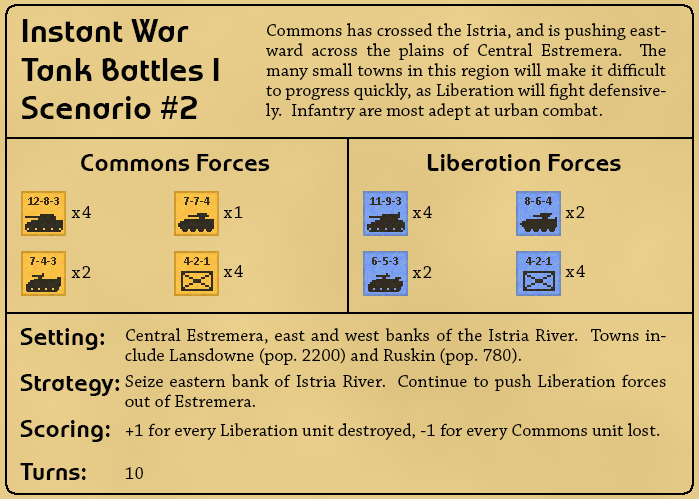
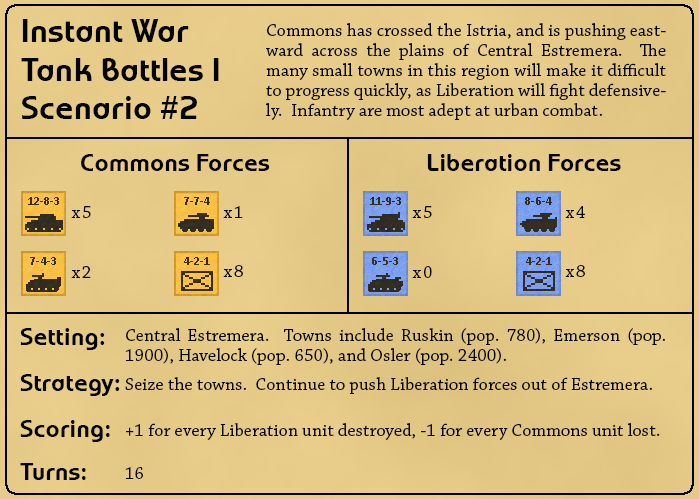
Layers edited between the first and the second w=699, h=499 image:
renamed "x2 copy" to "x0", painted on it over 423, 266, 432, 278
renamed "x2 copy 2" to "x4", painted on it over 576, 206, 585, 218
renamed "x4 copy" to "x5", painted on it over 82, 206, 91, 218
renamed "x4 copy 2" to "x8", painted on it over 576, 265, 585, 277
renamed "x4 copy 3" to "x5", painted on it over 423, 206, 432, 218
renamed "x4" to "x8", painted on it over 234, 265, 243, 277
renamed "Seize eastern bank of Istria River. Continue to push Liberatio" to "Seize the towns. Continue to push Liberation forces out of Est", painted on it over 125, 374, 666, 407
renamed "10" to "16", painted on it over 135, 467, 143, 479
renamed "Central Estremera, east and west banks of the Istria River. To" to "Central Estremera. Towns include Ruskin (pop. 780), Emerson (p", painted on it over 125, 328, 666, 365
